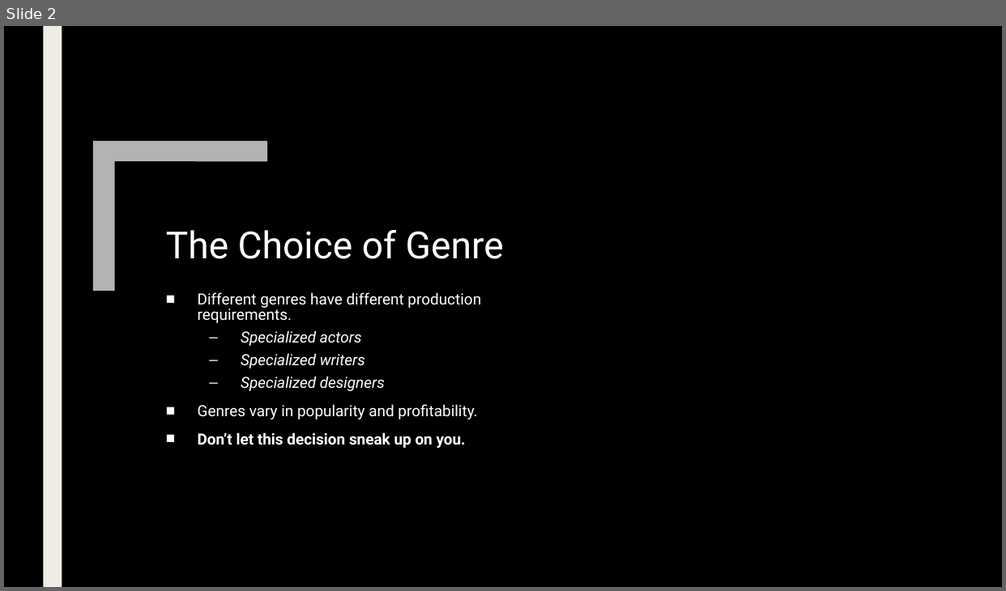
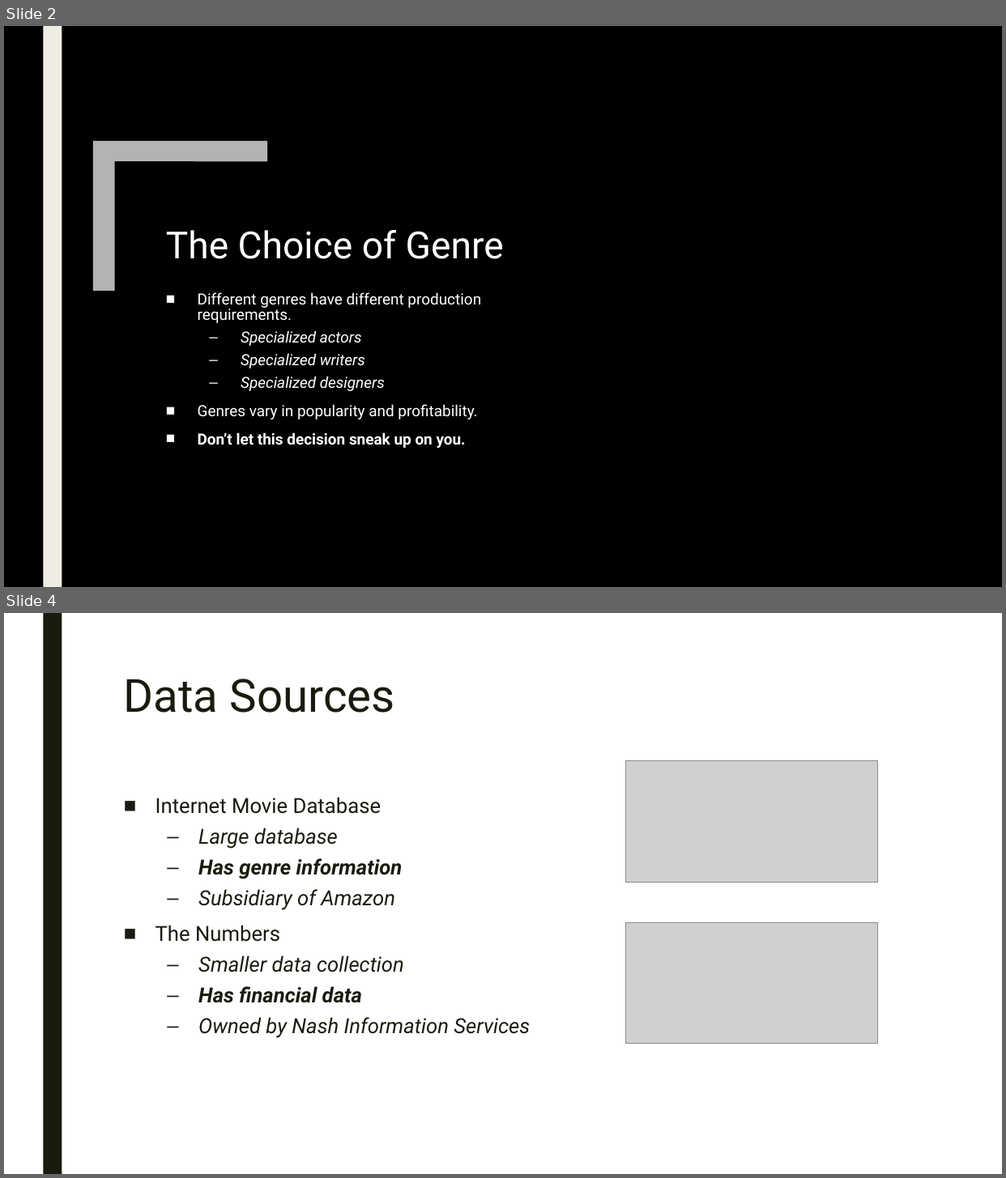
Before and after one commit to ndgigliotti/dsc-phase-1-project, a slide deck: presentation.pptx. Shown one above the other, each under a label of ours: slide 2 before the commit, slides 2 and 4 after it; the slides between them are not shown. The pictures are 1006x591 and 1006x1178 pixels, drawn with LibreOffice and Linux fonts; fonts in the diff are those of the drawing; grey boxes stand for pictures; background and template pictures are left out. Boxes give left, top, right and bottom in pixels: in the first picture for what was removed or moved away, otherwise in the second. Text is boxed around its words. In the diff, an @@ line names an element or a change of style, - is before the commit and + after.

```diff
--- a/presentation.pptx
+++ b/presentation.pptx
@@ slide 4 added at box(4, 613, 1002, 1174), background #FFFFFF @@
@@ rectangle added at box(43, 613, 62, 1174), fill #191B0E @@
@@ title added at box(124, 679, 395, 713), 44 pt, text #191B0E @@
+Data Sources
@@ picture added at box(625, 761, 878, 883) @@
@@ text added at box(155, 797, 530, 1038), 20 pt, text #191B0E, italic @@
+■ Internet Movie Database
+  – Large database
+  – Has genre information
+  – Subsidiary of Amazon
+■ The Numbers
+  – Smaller data collection
+  – Has financial data
+  – Owned by Nash Information Services
@@ picture added at box(625, 923, 878, 1044) @@
```
Also in this commit, not shown: 1 slide changed, 3 other slides added, 2 slides removed, 1 other file.
